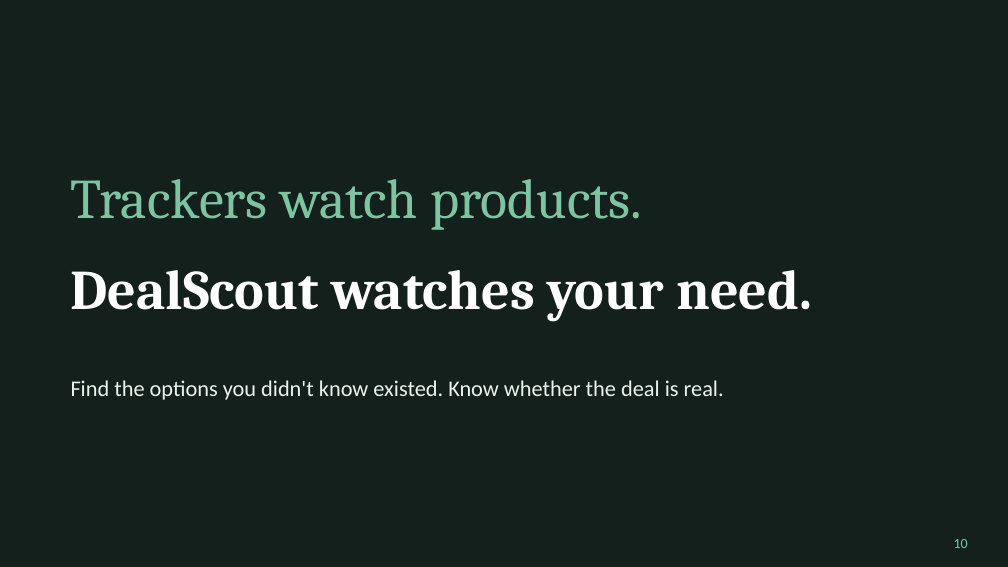
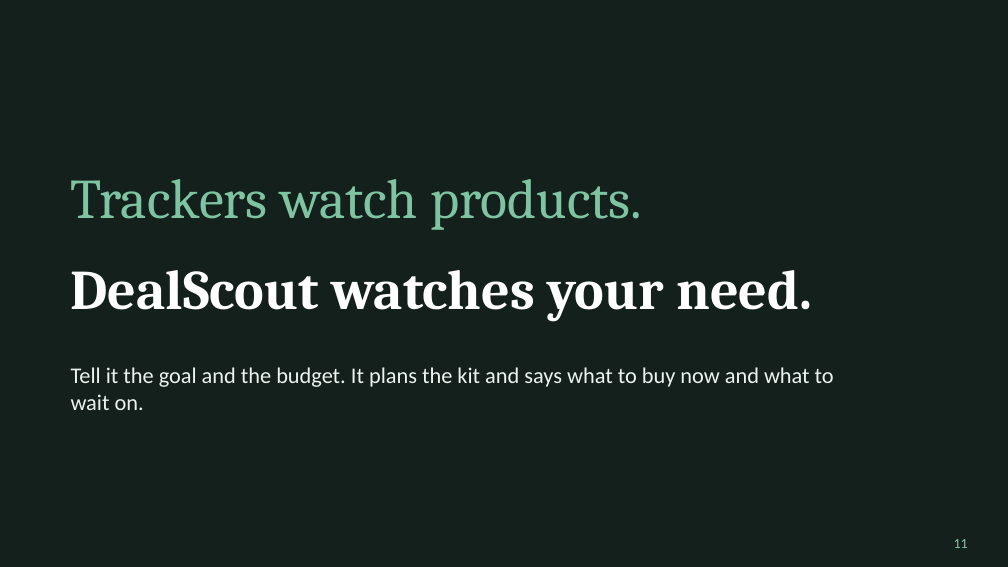
Before and after one commit to guptameenu31/Dealscout, a slide deck: slide 11 of DealScout.pptx (slide 10 before the commit). Drawn at 1008x567 pixels with LibreOffice and Linux fonts; fonts in the diff are those of the drawing. Boxes give left, top, right and bottom in pixels: in the first picture for what was removed or moved away, otherwise in the second. Text is boxed around its words. In the diff, an @@ line names an element or a change of style, - is before the commit and + after.

```diff
--- a/DealScout.pptx
+++ b/DealScout.pptx
@@ text at (x1=71, y1=367, x2=834, y2=410): text changed @@
-Find the options you didn't know existed. Know whether the deal is real.
+Tell it the goal and the budget. It plans the kit and says what to buy now and what to wait on.
@@ page number at (x1=954, y1=539, x2=968, y2=548): text changed @@
-10
+11
```
Also in this commit, not shown: 5 other slides changed, 1 slide added, 1 other file.
